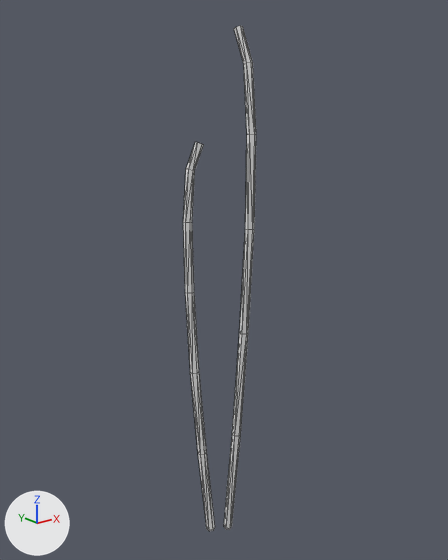
The OBJ model game/assets/models/plants/SM_Plant_PacayaPalmPair_Trunk.obj: old version first, new version second.
Camera for both pictures: a camera (50 mm lens) standing at (-2.32, -2.85, 2.97) and looking at (-0.02, 0.01, 1.83). The axes (+X, +Y, +Z) are drawn at lower left. The lights are the same throughout. The older version comes first. Mesh edges are drawn as thin lines. Where no turn or scale is listed for an object, it has been applied to the vertices.

The first picture shows 'SM_Plant_PacayaPalmPair_Trunk'.
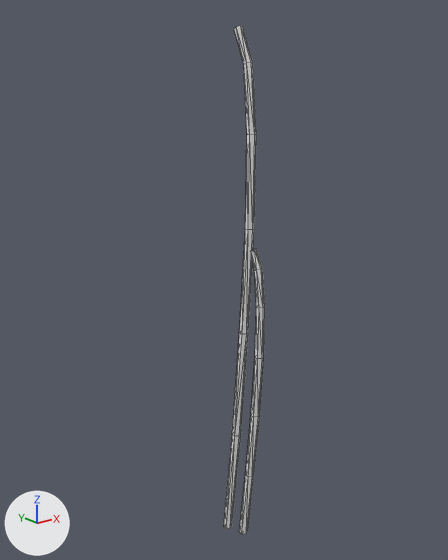
Location of each change, [x1, y1, x2, y2] in pixels of the pictures (448 x 560 px; the box of a moved part takes in the faces that stretch with it):
'SM_Plant_PacayaPalmPair_Trunk', reshaped (43% narrower): before [183, 26, 256, 531]; after [224, 26, 265, 534]
part 1 of me_sm_plant_pacayapalmpair_trunk, moved or reshaped: before [183, 142, 215, 531]; after [239, 249, 265, 534]

Diff of the bpy script that builds the scene:
```diff
--- a/game/assets/models/plants/SM_Plant_PacayaPalmPair_Trunk.obj.py
+++ b/game/assets/models/plants/SM_Plant_PacayaPalmPair_Trunk.obj.py
@@ me_sm_plant_pacayapalmpair_trunk @@
 # used by ob_sm_plant_pacayapalmpair_trunk; location = (0.0, 0.0, 0.0)
-me_sm_plant_pacayapalmpair_trunk.from_pydata(...)  # 84 vertices, 152 faces; spans x -0.23..0.07, y -0.17..0.15, z 0.0..3.28
+me_sm_plant_pacayapalmpair_trunk.from_pydata(...)  # 84 vertices, 152 faces; spans x -0.03..0.12, y -0.22..0.03, z 0.0..3.28
+# me_sm_plant_pacayapalmpair_trunk part 1
+# 5 vertices are removed from x -0.23..-0.13, y 0.08..0.15, z 0.0..1.76
+# 59 faces are deleted
+# 4 vertices in x -0.21..-0.19, y 0.1..0.15, z 2.2 move by (0.31, -0.32, -0.52)
+# 3 vertices in x -0.13..-0.08, y 0.05..0.08, z 0.0 move by (0.16, -0.17, 0.0)
+# 3 vertices in x -0.15..-0.12, y 0.06..0.12, z 0.62 move by (0.22, -0.23, -0.15)
+# 27 vertices move from x -0.23..-0.1, y 0.03..0.14, z 0.0..2.67 to x 0.05..0.12, y -0.21..-0.08, z 0.0..2.04
+# 5 vertices are added at (0.03, -0.09, 0.0), (0.1, -0.22, 1.34), (0.12, -0.21, 1.34), (0.1, -0.16, 1.35), (0.07, -0.18, 1.35)
+# 59 new faces join them
```
